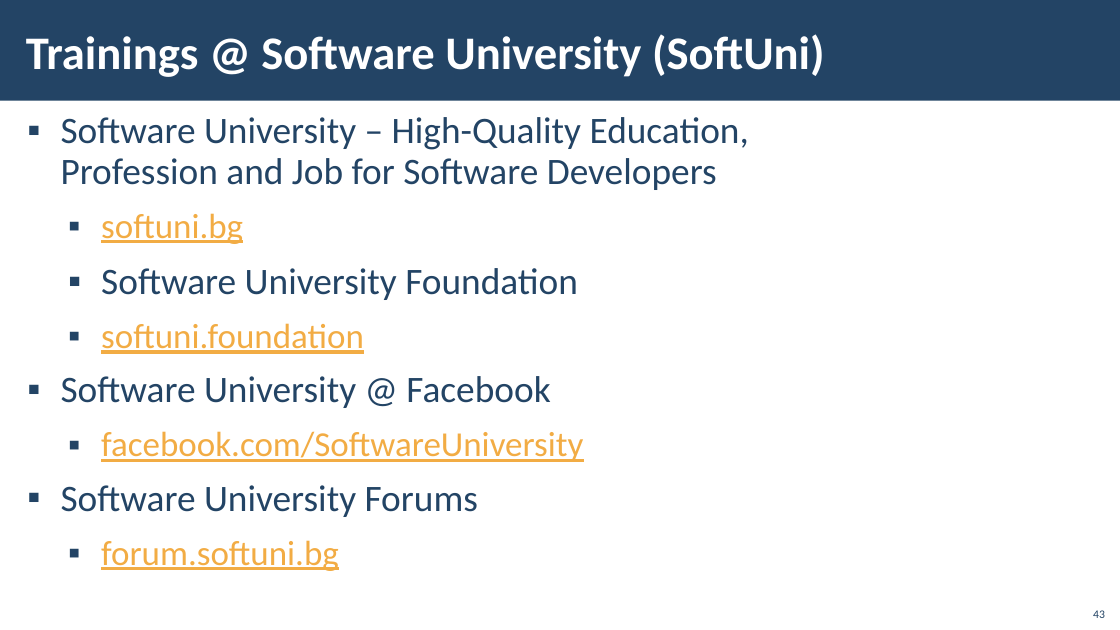
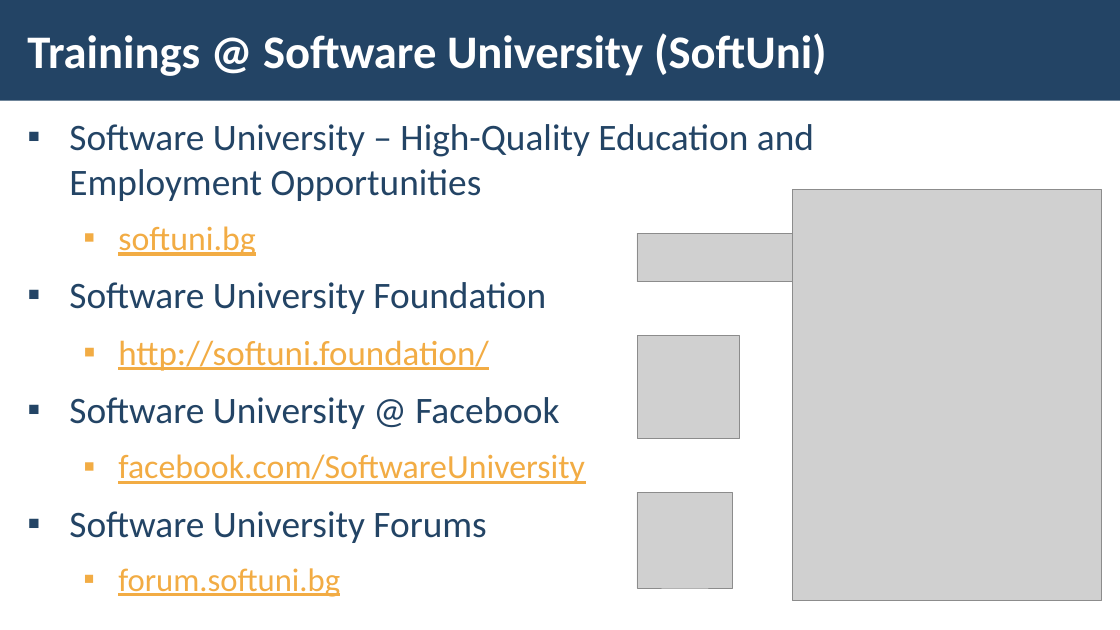
Before and after one commit to IvanVarbanov/SoftUni, a slide deck: slide 45 of JavaScript/05.JavaScript-Back-End/07.NoSQL-and-MongoDB/04. NoSQL-and-MongoDB.pptx (slide 43 before the commit). Drawn at 1120x630 pixels with LibreOffice and Linux fonts; fonts in the diff are those of the drawing; grey boxes stand for pictures; background and template pictures are left out. Boxes give left, top, right and bottom in pixels: in the first picture for what was removed or moved away, otherwise in the second. Text is boxed around its words. In the diff, an @@ line names an element or a change of style, - is before the commit and + after.

```diff
--- a/JavaScript/05.JavaScript-Back-End/07.NoSQL-and-MongoDB/04. NoSQL-and-MongoDB.pptx
+++ b/JavaScript/05.JavaScript-Back-End/07.NoSQL-and-MongoDB/04. NoSQL-and-MongoDB.pptx
@@ text at (69, 124, 814, 201): text changed @@
-▪ Software University – High-Quality Education, Profession and Job for Software Developers
+▪ Software University – High-Quality Education and
+  Employment Opportunities
@@ picture added at (792, 189, 1102, 601) @@
@@ text at (69, 226, 584, 597): size 30 to 29 pt in "softuni.bg", "facebook.com/SoftwareUniversity"; size 30 to 28 pt in "forum.softuni.bg"; indent changed; line spacing 0.95 to 1; list level 2 to 1 in "Software University Foundation"; line spacing 0.9 to 1 @@
@@ picture added at (637, 234, 832, 282) @@
@@ text at (118, 340, 489, 371): text changed @@
-  ▪ softuni.foundation
+  ▪ http://softuni.foundation/
@@ picture added at (637, 336, 739, 439) @@
@@ picture added at (637, 492, 733, 588) @@
@@ page number removed at (1093, 610, 1105, 618) @@
-43
```
Also in this commit, not shown: 40 other slides changed, 5 slides added, 3 slides removed, 26 other files.
